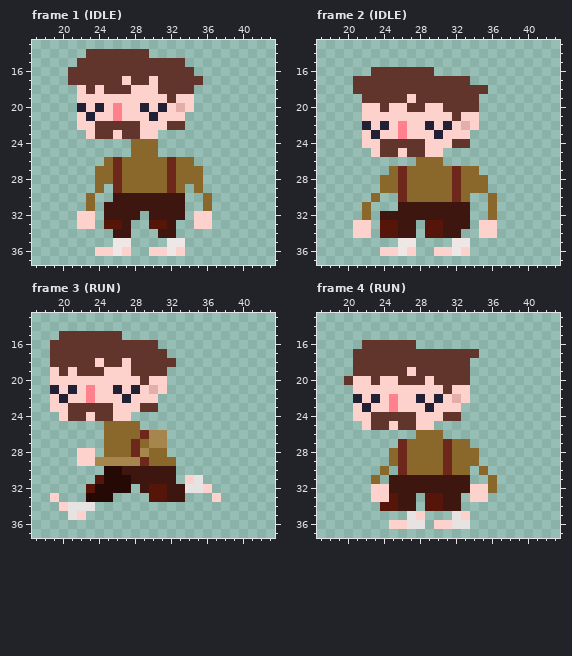
Pixel-art file: img/enemy01.aseprite. That is the earlier state.
50x45 pixels, 33 frames. Shown: frame 1 (IDLE): x 17..43, y 13..37; frame 2 (IDLE): x 17..43, y 13..37; frame 3 (RUN): x 17..43, y 13..37; frame 4 (RUN): x 17..43, y 13..37. The commit also changed other frames, which this record leaves out.
Once edited:
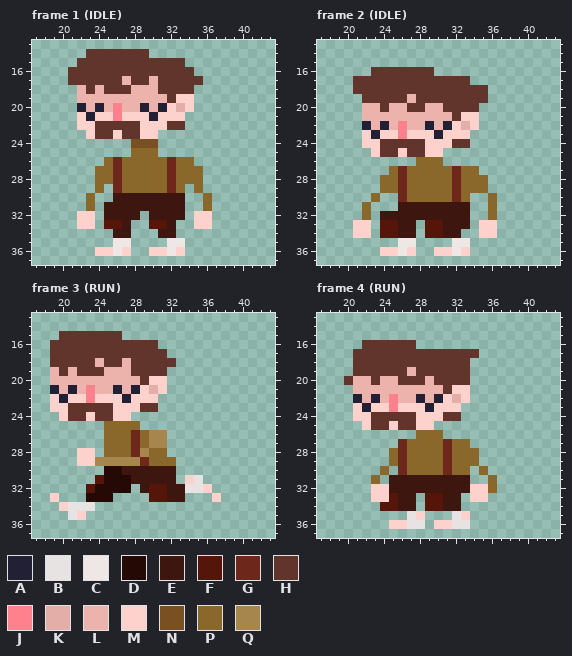
Palette (. is transparent): A #222034  B #e7e3e3  C #efe6e6  D #240904  E #3d160f  F #551509  G #6d281b  H #61342c  J #fe818d  K #e3aea7  L #ebb3ac  M #fed2cc  N #795021  P #8a682c  Q #a6864d
What changed:
Frame 1 (IDLE), layer "Layer 1":
y 17: x 27 M -> L; x 30 M -> L
y 18: x 22 M -> L; x 24 M -> L; x 28..30 MMM -> LLL
y 19: x 22..31 MMMMMMMMMM -> LLLLLLLLLL
y 20: x 23 M -> L; x 25 M -> L; x 27..28 MM -> LL; x 30 M -> L
y 24: x 28..30 PPP -> NNN
Frame 2 (IDLE), layer "Layer 1":
y 19: x 27 M -> L; x 35 . -> H
y 20: x 22..23 MM -> LL; x 25..26 MM -> LL; x 29..30 MM -> LL
y 21: x 22..31 MMMMMMMMMM -> LLLLLLLLLL
y 22: x 23 M -> L; x 25 M -> L; x 27..28 MM -> LL; x 30 M -> L
Frame 3 (RUN), layer "Layer 1":
y 18: x 24 M -> L; x 27 M -> L
y 19: x 19 M -> L; x 21 M -> L; x 25..27 MMM -> LLL
y 20: x 19..28 MMMMMMMMMM -> LLLLLLLLLL
y 21: x 20 M -> L; x 22 M -> L; x 24..25 MM -> LL; x 27 M -> L
y 26: x 28..29 PG -> GP
Frame 4 (RUN), layer "Layer 1":
y 19: x 27 M -> L
y 20: x 21..22 MM -> LL; x 24..25 MM -> LL; x 29 M -> L
y 21: x 21..30 MMMMMMMMMM -> LLLLLLLLLL
y 22: x 22 M -> L; x 24 M -> L; x 26..27 MM -> LL; x 29 M -> L
Where, in picture pixels (left, top, right, bottom), the same in both pictures:
changed: (77, 76, 167, 148)
changed: (362, 94, 452, 130)
added: (479, 94, 488, 103)
changed: (50, 358, 140, 394)
changed: (131, 430, 149, 439)
changed: (353, 367, 443, 403)
